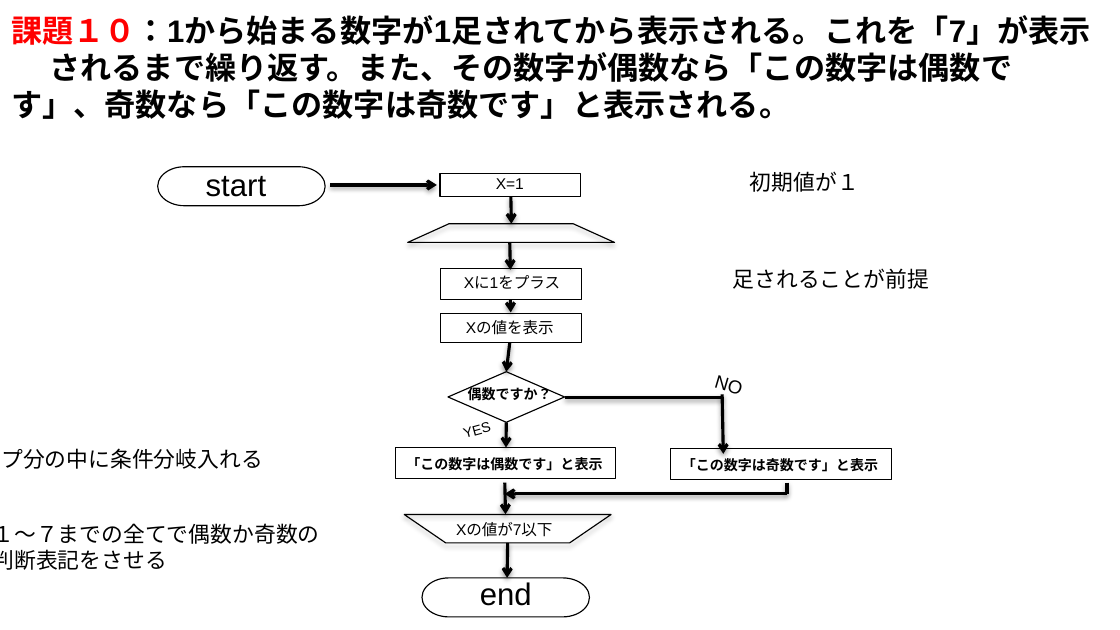
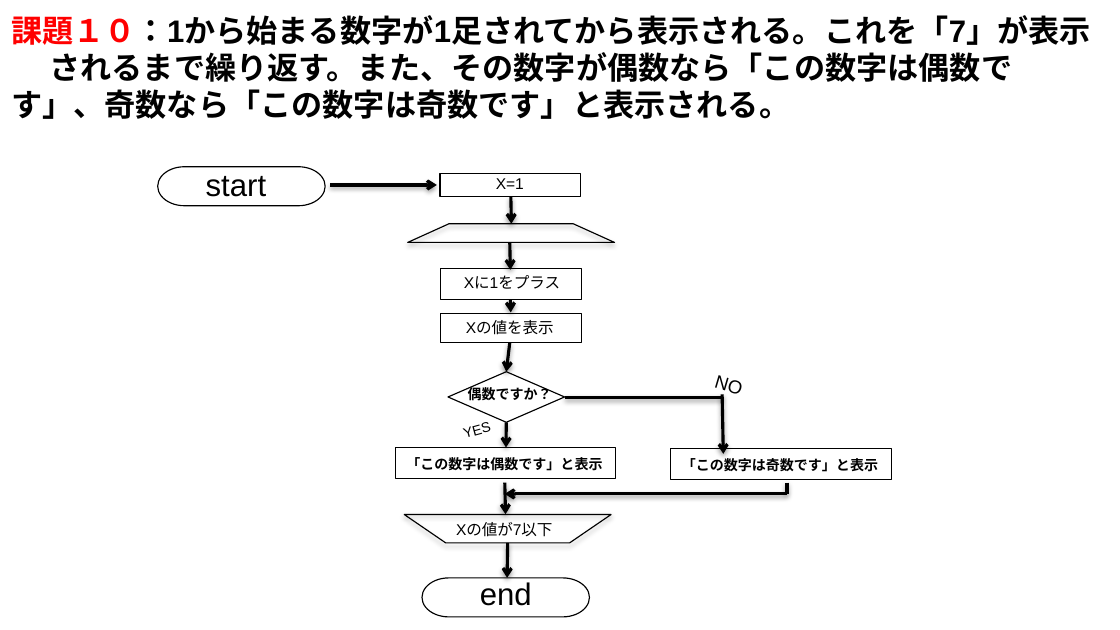
Before and after one commit to Taka-Haru/Challenge, a slide deck: slide 10 of challenge_0/Flowchart .pptx. Drawn at 1120x630 pixels with LibreOffice and Linux fonts; fonts in the diff are those of the drawing. Boxes give left, top, right and bottom in pixels: in the first picture for what was removed or moved away, otherwise in the second. Text is boxed around its words. In the diff, an @@ line names an element or a change of style, - is before the commit and + after.

```diff
--- a/challenge_0/Flowchart .pptx
+++ b/challenge_0/Flowchart .pptx
@@ text removed at [750,171,859,192] @@
-初期値が１
@@ text removed at [733,268,929,289] @@
-足されることが前提
@@ text removed at [0,448,263,469] @@
-ループ分の中に条件分岐入れる
@@ text removed at [0,523,319,570] @@
-１〜７までの全てで偶数か奇数の
-判断表記をさせる
```
Also in this commit, not shown: 4 other slides changed.
